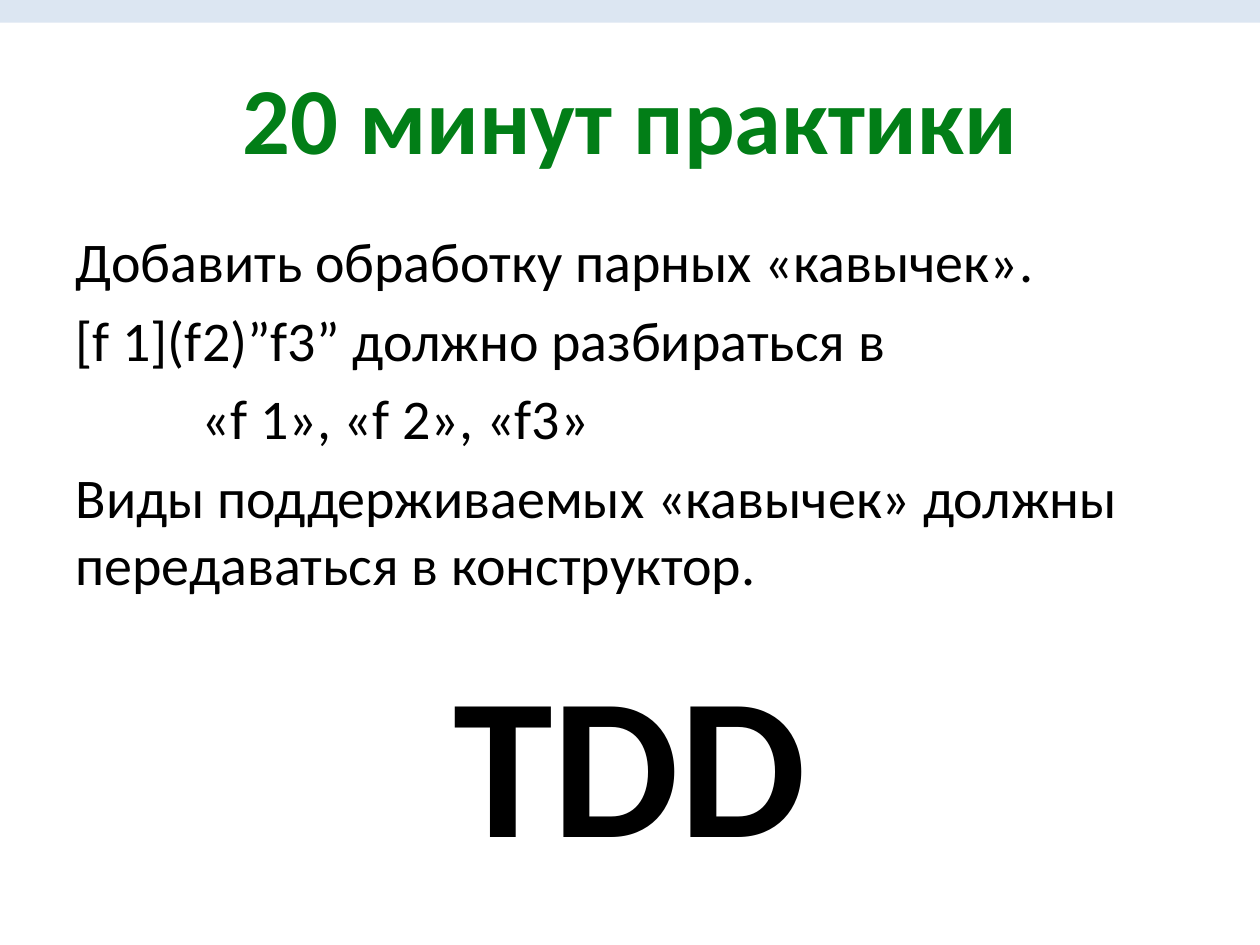
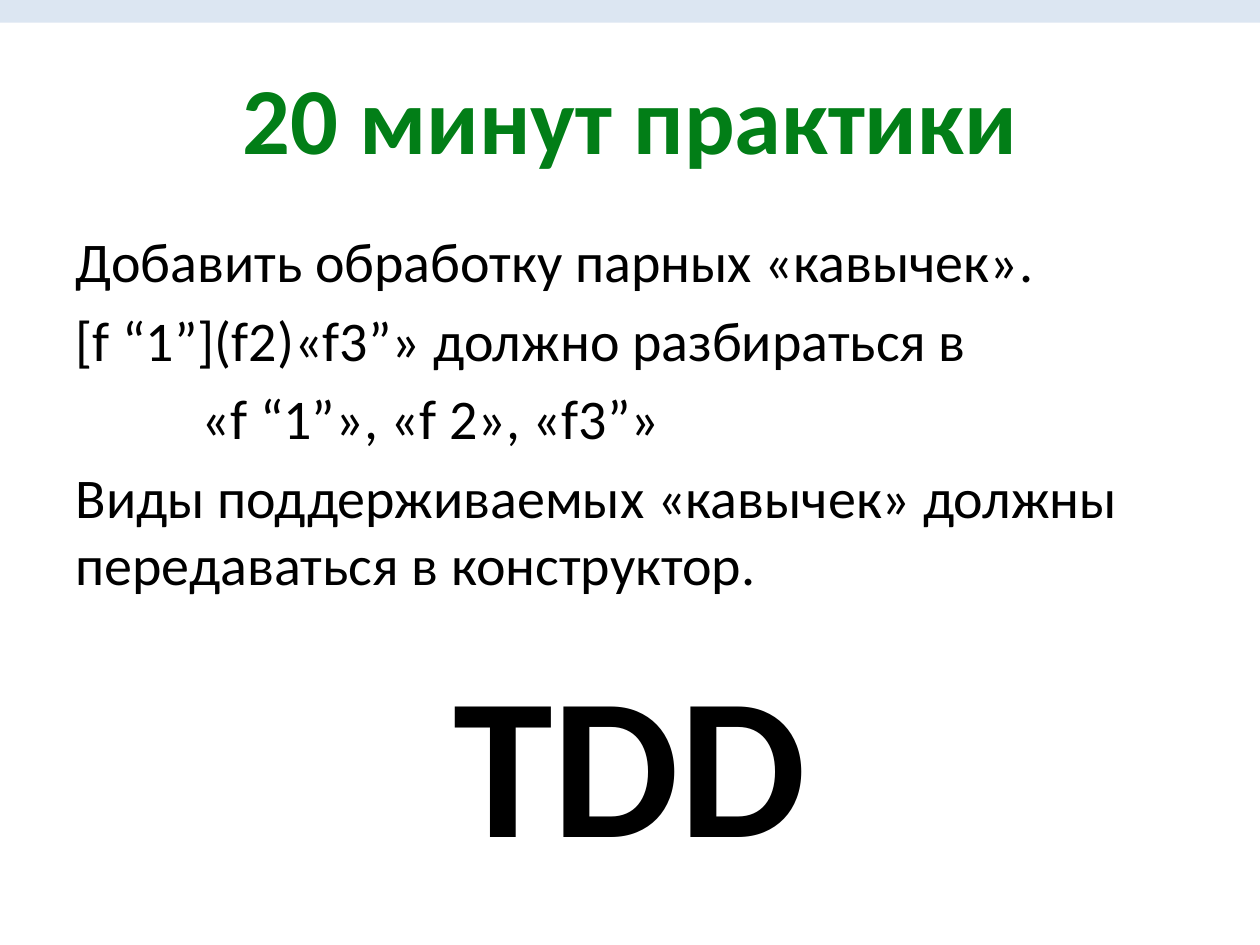
Before and after one commit to kontur-edu/kampus-nsk-2013-11, a slide deck: slide 18 of 02-CleanCode&Testing/Testing.pptx (slide 19 before the commit). Drawn at 1260x945 pixels with LibreOffice and Linux fonts; fonts in the diff are those of the drawing. Boxes give left, top, right and bottom in pixels: in the first picture for what was removed or moved away, otherwise in the second. Text is boxed around its words. In the diff, an @@ line names an element or a change of style, - is before the commit and + after.

```diff
--- a/02-CleanCode&Testing/Testing.pptx
+++ b/02-CleanCode&Testing/Testing.pptx
@@ text at [76,320,966,446]: text changed @@
-[f 1](f2)”f3” должно разбираться в
-«f 1», «f 2», «f3»
+[f “1”](f2)«f3”» должно разбираться в
+«f “1”», «f 2», «f3”»
```
Also in this commit, not shown: 1 other slide changed, 1 slide removed, 1 other file.
